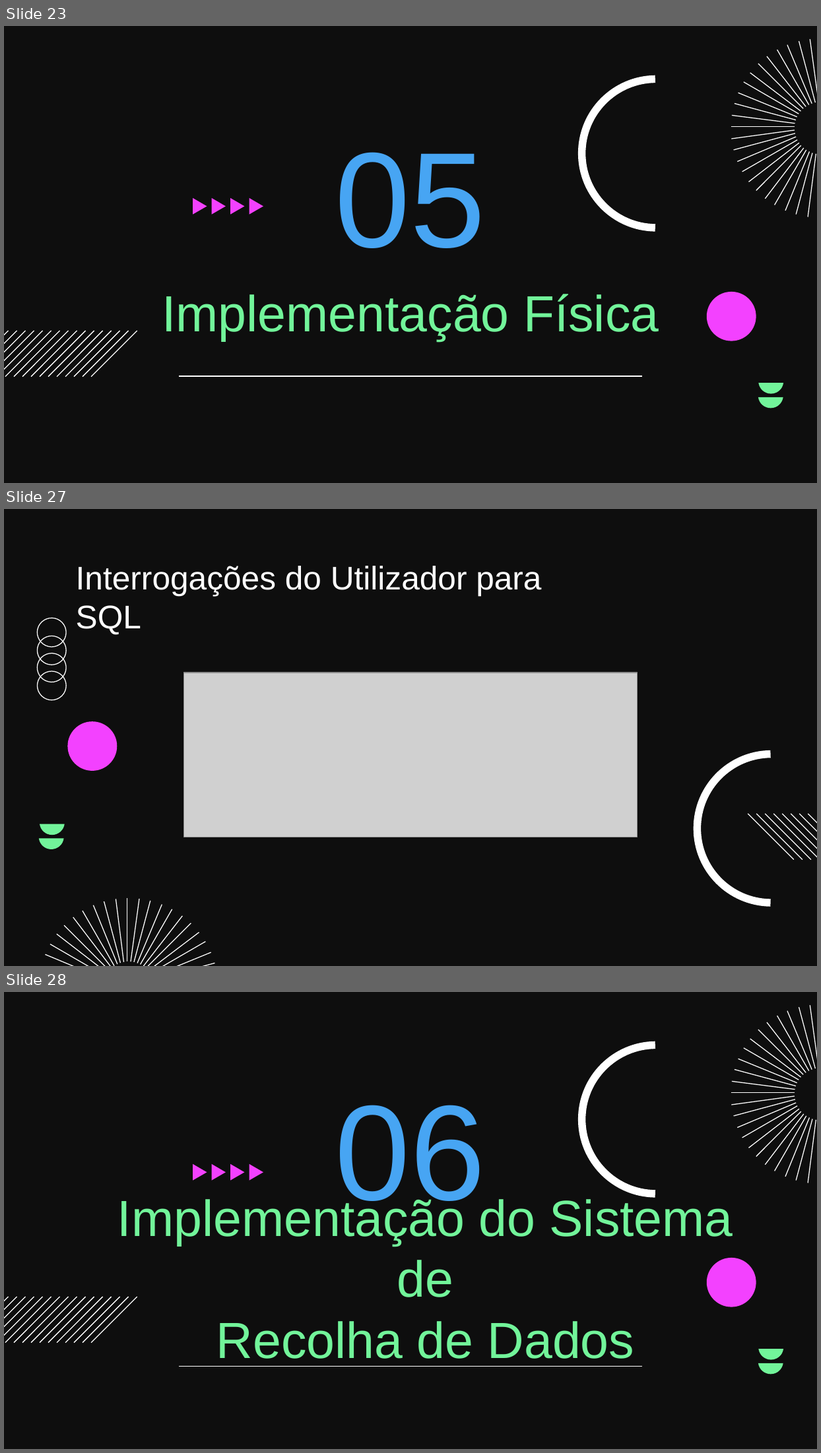
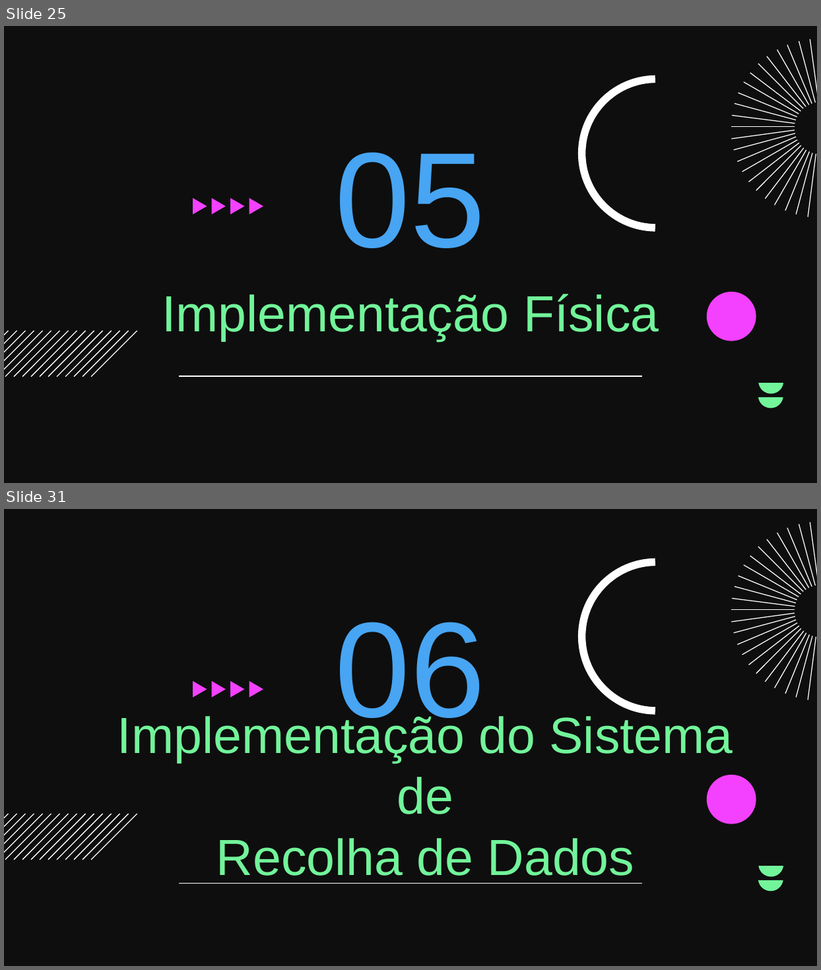
Before and after one commit to 178LaPata/BD_Project, a slide deck: Apresentacao.pptx. Shown one above the other, each under a label of ours: slides 23, 27 and 28 before the commit, slides 25 and 31 after it; the slides between them are not shown. The pictures are 821x1453 and 821x970 pixels, drawn with LibreOffice and Linux fonts; fonts in the diff are those of the drawing; grey boxes stand for pictures; background and template pictures are left out. Boxes give left, top, right and bottom in pixels: in the first picture for what was removed or moved away, otherwise in the second. Text is boxed around its words. In the diff, an @@ line names an element or a change of style, - is before the commit and + after.

```diff
--- a/Apresentacao.pptx
+++ b/Apresentacao.pptx
@@ slide 27 removed at <box>4,509,817,966</box>, background picture (left out) @@
@@ title removed at <box>76,566,541,635</box> @@
-Interrogações do Utilizador para
-SQL
@@ group removed at <box>36,617,67,702</box>: 4 freeform shapes @@
@@ picture removed at <box>184,673,636,836</box> @@
@@ freeform shape removed at <box>67,722,117,772</box> @@
@@ freeform shape removed at <box>698,755,771,904</box> @@
@@ freeform shape removed at <box>40,824,65,835</box> @@
@@ group removed at <box>748,814,817,860</box>: 8 freeform shapes @@
@@ freeform shape removed at <box>39,838,64,849</box> @@
@@ group removed at <box>46,898,215,966</box>: 20 freeform shapes @@
@@ what was slide 23 is now slide 25 @@
@@ what was slide 28 is now slide 31 @@
```
Also in this commit, not shown: 4 slides changed, 12 slides added, 1 other slide removed, 16 other files.
